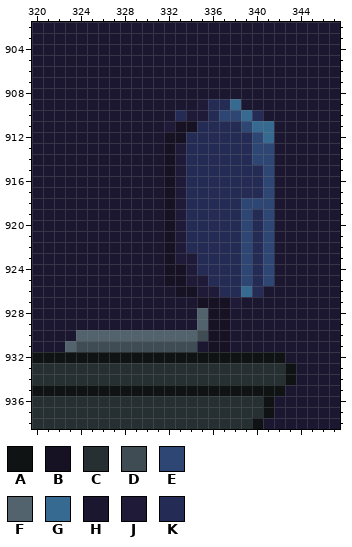
One commit to this pixel-art file: raw/aseprite/scene.aseprite. The picture above was drawn from the file before the commit.
1024x1024 pixels, 1 frame. Colours within 5 levels of each other are drawn and written as one. Shown: x 320..347, y 902..938.
Visible layers, top first: "textureSceneCollidables", "textureSceneBackgroundMid", "textureSceneBackgroundFar", "textureSceneSky".
Palette (. is transparent): A #0f1314  B #161123  C #262f32  D #3f4c53  E #2e4674  F #53636d  G #376a91  H #1b1731  J #1e1a38  K #242c55
Pixels before, first column x 320:
902 HHHHHHHHHHHHHHHHHHHHHHHHHHHH
903 HHHHHHHHHHHHHHHHHHHHHHHHHHHH
904 HHHHHHHHHHHHHHHHHHHHHHHHHHHH
905 HHHHHHHHHHHHHHHHHHHHHHHHHHHH
906 HHHHHHHHHHHHHHHHHHHHHHHHHHHH
907 HHHHHHHHHHHHHHHHHHHHHHHHHHHH
908 HHHHHHHHHHHHHHHHHHHHHHHHHHHH
909 HHHHHHHHHHHHHHHJKKGHHHHHHHHH
910 HHHHHHHHHHHHHKJJKEEGKHHHHHHH
911 HHHHHHHHHHHHJBBKKKKEGGHHHHHH
912 HHHHHHHHHHHHBBKKKKKKEGHHHHHH
913 HHHHHHHHHHHHBJKKKKKKEEHHHHHH
914 HHHHHHHHHHHHBJKKKKKKEEHHHHHH
915 HHHHHHHHHHHHBJKKKKKKKEHHHHHH
916 HHHHHHHHHHHHBJKKKKKKKEHHHHHH
917 HHHHHHHHHHHHBJKKKKKKKEHHHHHH
918 HHHHHHHHHHHHBJKKKKKEEEHHHHHH
919 HHHHHHHHHHHHBJKKKKKEKEHHHHHH
920 HHHHHHHHHHHHBJKKKKKEKEHHHHHH
921 HHHHHHHHHHHHBJKKKKKEKEHHHHHH
922 HHHHHHHHHHHHBJKKKKKEKEHHHHHH
923 HHHHHHHHHHHHBJJKKKKEKEHHHHHH
924 HHHHHHHHHHHHBBJKKKKEKEHHHHHH
925 HHHHHHHHHHHHBBJJKKKEKEHHHHHH
926 HHHHHHHHHHHHHBBJJKKGKHHHHHHH
927 HHHHHHHHHHHHHHHBBBJHHHHHHHHH
928 HHHHHHHHHHHHHHHFBBHHHHHHHHHH
929 HHHHHHHHHHHHHHHFBBHHHHHHHHHH
930 HHHHFFFFFFFFFFFDBBHHHHHHHHHH
931 HHHFDDDDDDDDDDDHBBHHHHHHHHHH
932 AAAAAAAAAAAAAAAAAAAAAAAHHHHH
933 CCCCCCCCCCCCCCCCCCCCCCCAHHHH
934 CCCCCCCCCCCCCCCCCCCCCCCAHHHH
935 AAAAAAAAAAAAAAAAAAAAAAAHHHHH
936 CCCCCCCCCCCCCCCCCCCCCAHHHHHH
937 CCCCCCCCCCCCCCCCCCCCCAHHHHHH
938 CCCCCCCCCCCCCCCCCCCCAHHHHHHH
After:
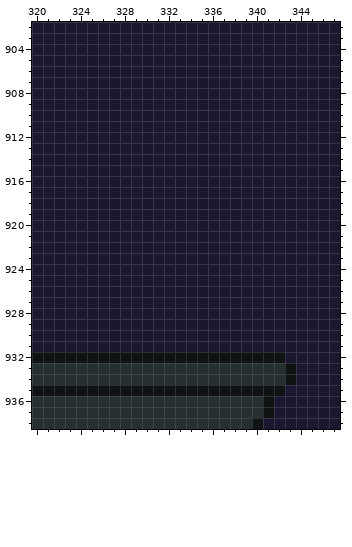
Change:
Layer "textureSceneCollidables":
The author changed colour B to colour H in row 911 at x 333 to 334; in row 912 at x 332 to 333; in rows 913 to 923 at x 332; in rows 924 to 925 at x 332 to 333; in row 926 at x 333 to 334; in row 927 at x 335 to 337.
The author changed colour B to colour H in rows 928 to 931 at x 336 to 337.
The author changed colour D to colour H in row 930 at x 335; in row 931 at x 324 to 334.
The author changed colour E to colour H in row 910 at x 337 to 338; in row 911 at x 339; in row 912 at x 340; in rows 913 to 914 at x 340 to 341; in rows 915 to 917 at x 341; in row 918 at x 339 to 341.
The author changed colour E to colour H in rows 919 to 925 at x 339 and 341.
The author changed colour F to colour H in rows 928 to 929 at x 335; in row 930 at x 324 to 334; in row 931 at x 323.
The author changed colour G to colour H in row 909 at x 338; in row 910 at x 339; in row 911 at x 340 to 341; in row 912 at x 341; in row 926 at x 339.
The author changed colour J to colour H in row 909 at x 335; in row 910 at x 334 to 335; in row 911 at x 332; in rows 913 to 922 at x 333; in row 923 at x 333 to 334; in row 924 at x 334.
The author changed colour J to colour H in row 925 at x 334 to 335; in row 926 at x 335 to 336; in row 927 at x 338.
The author changed colour K to colour H in row 909 at x 336 to 337; in row 910 at x 333, 336 and 340; in row 911 at x 335 to 338; in rows 912 to 914 at x 334 to 339; in rows 915 to 917 at x 334 to 340; in row 918 at x 334 to 338.
The author changed colour K to colour H in rows 919 to 922 at x 334 to 338 and 340; in rows 923 to 924 at x 335 to 338 and 340; in row 925 at x 336 to 338 and 340; in row 926 at x 337 to 338 and 340.
Changed places in both pictures, as pixel boxes (x1, y1, x2, y2):
changed: (65, 99, 274, 352)
